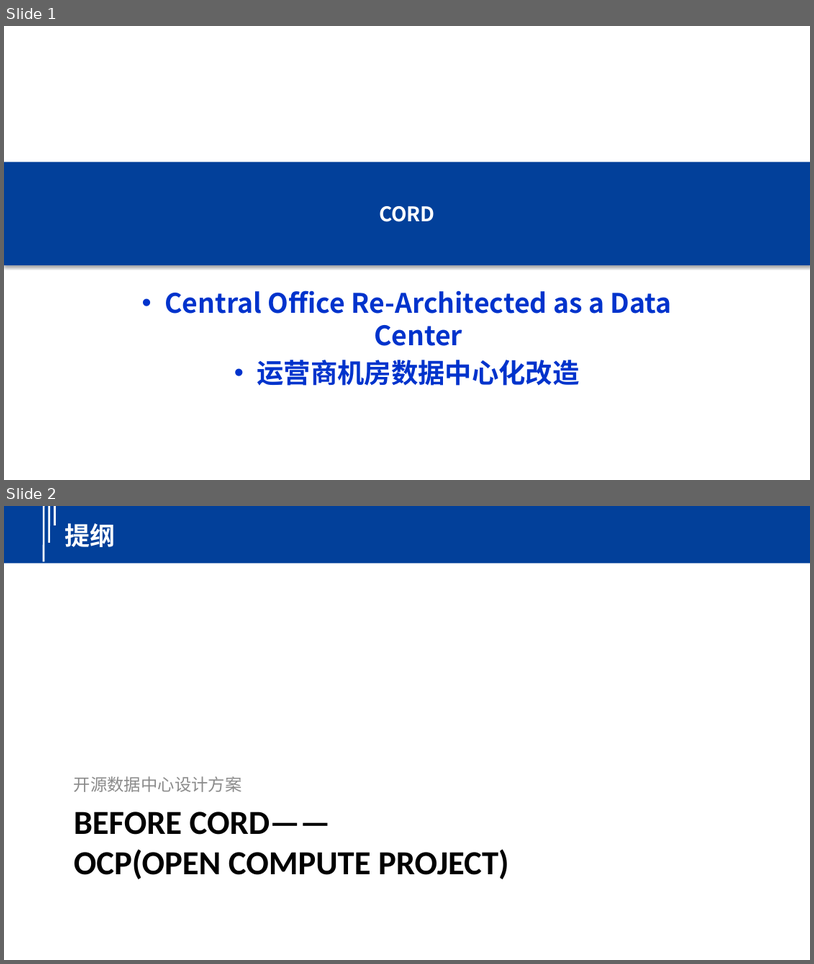
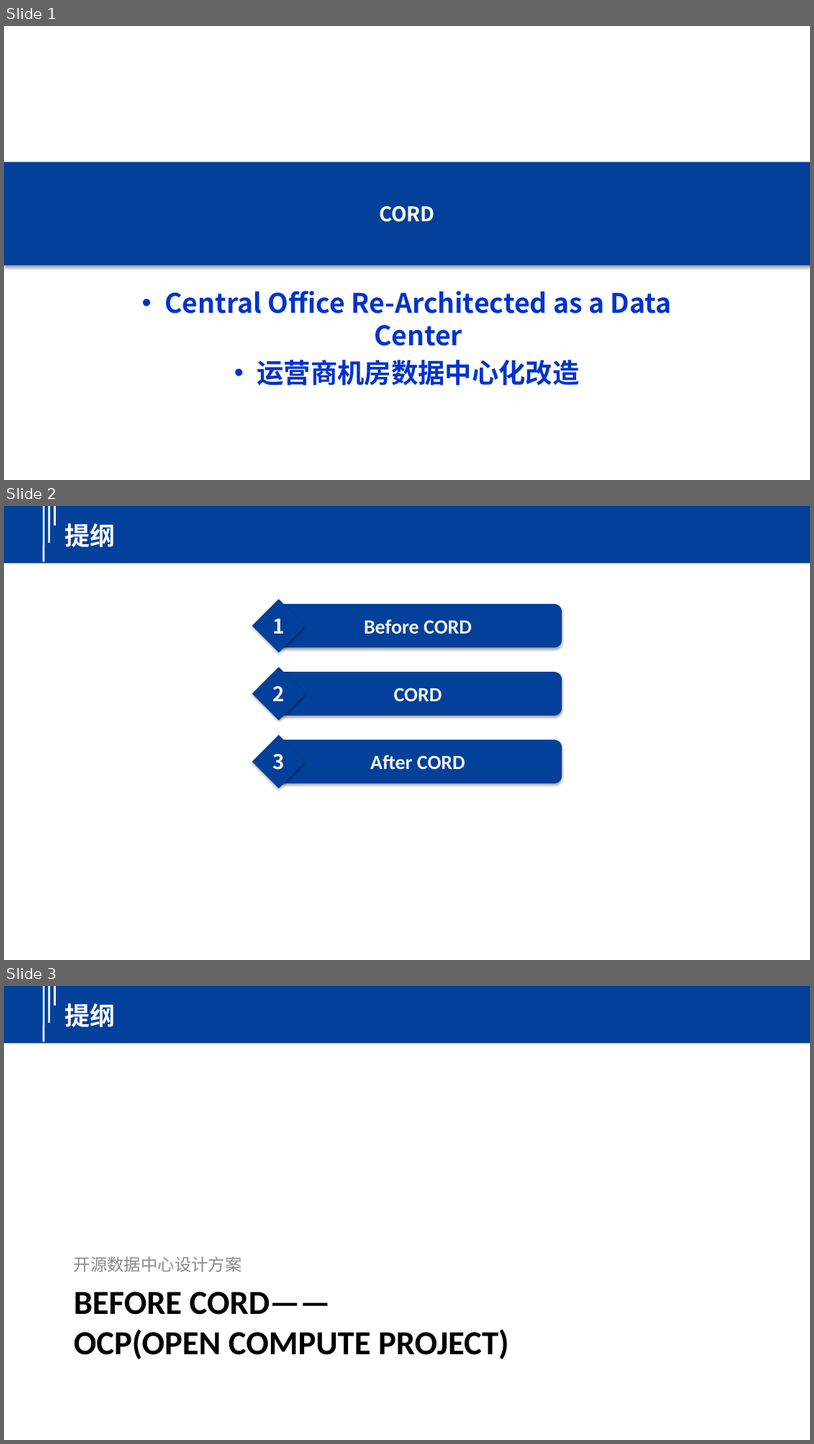
Before and after one commit to yindaheng98/Notebook, a slide deck: 学习笔记/边缘计算/CORD.pptx. Shown one above the other, each under a label of ours: slides 1 and 2 before the commit, slides 1, 2 and 3 after it. The pictures are 814x964 and 814x1444 pixels, drawn with LibreOffice and Linux fonts; fonts in the diff are those of the drawing; background and template pictures are left out. Boxes give left, top, right and bottom in pixels: in the first picture for what was removed or moved away, otherwise in the second. Text is boxed around its words. In the diff, an @@ line names an element or a change of style, - is before the commit and + after.

```diff
--- a/学习笔记/边缘计算/CORD.pptx
+++ b/学习笔记/边缘计算/CORD.pptx
@@ slide 2 added at (x1=4, y1=506, x2=810, y2=960), background #FFFFFF; not listed: 5 template elements that a slide beside it also shows @@
@@ diamond added at (x1=252, y1=600, x2=305, y2=652), fill #02409A, outline #02409A 0.75 pt, 24 pt, text #F2F2F2, bold @@
+1
@@ rounded rectangle added at (x1=275, y1=604, x2=562, y2=647), fill #02409A, outline #02409A 0.75 pt, 24 pt, text #F2F2F2, bold @@
+Before CORD
@@ diamond added at (x1=252, y1=667, x2=305, y2=720), fill #02409A, outline #02409A 0.75 pt, 24 pt, text #F2F2F2, bold @@
+2
@@ rounded rectangle added at (x1=275, y1=672, x2=562, y2=716), fill #02409A, outline #02409A 0.75 pt, 24 pt, text #F2F2F2, bold @@
+CORD
@@ diamond added at (x1=252, y1=735, x2=305, y2=788), fill #02409A, outline #02409A 0.75 pt, 24 pt, text #F2F2F2, bold @@
+3
@@ rounded rectangle added at (x1=275, y1=740, x2=562, y2=783), fill #02409A, outline #02409A 0.75 pt, 24 pt, text #F2F2F2, bold @@
+After CORD
@@ what was slide 2 is now slide 3 @@
```
Also in this commit, not shown: 2 other files.
